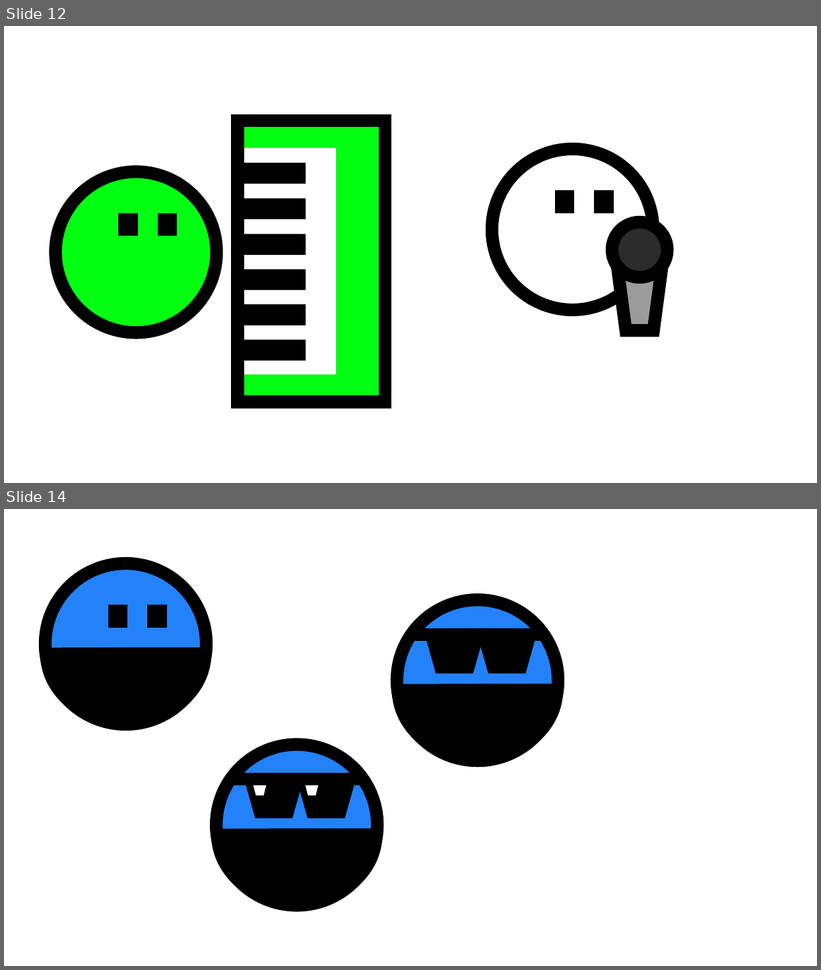
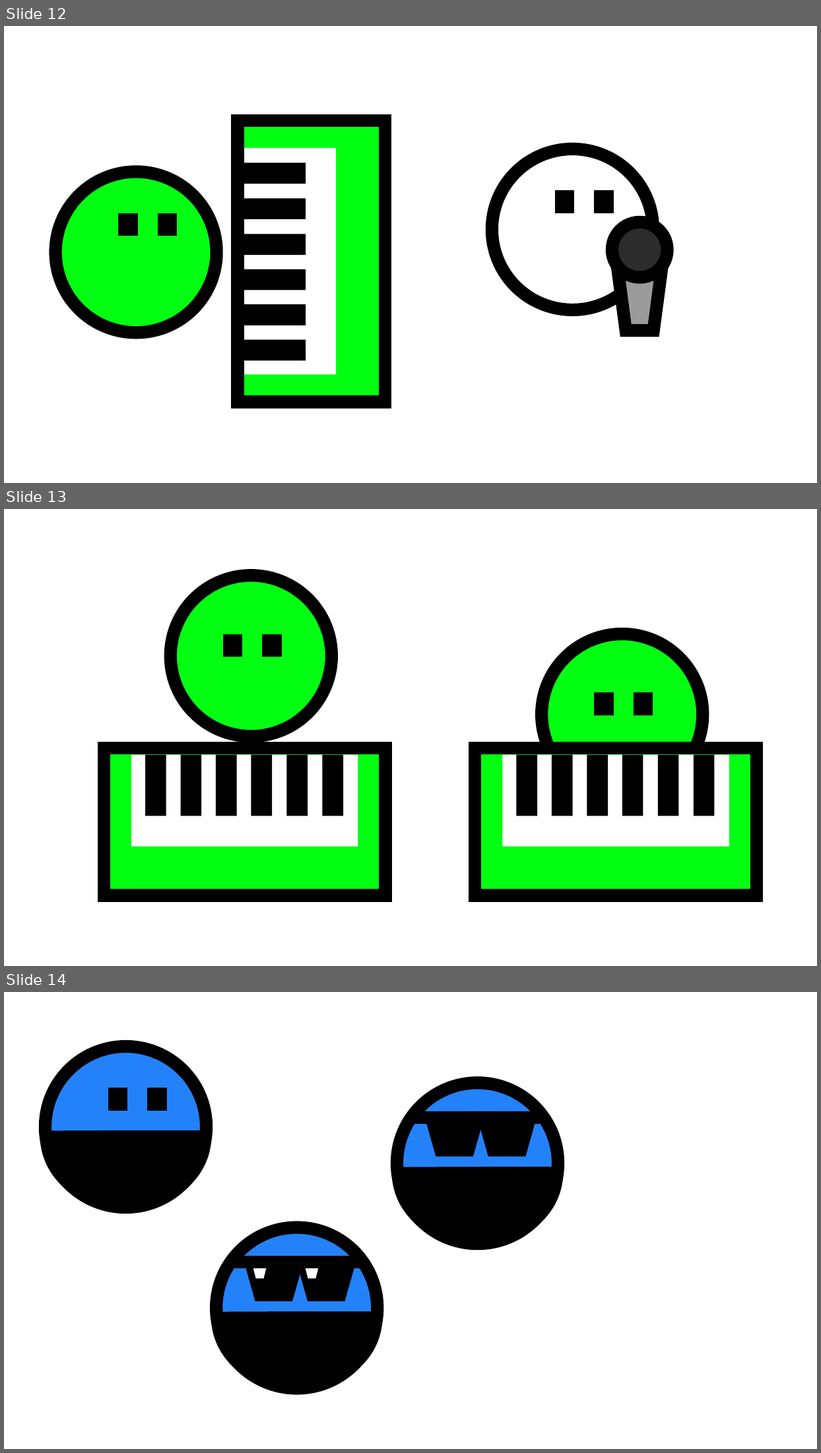
Before and after one commit to JoqTheJJ/IC-8048-Simulador_Virus, a slide deck: Documentacion/Creacion Sprites/Sprites.pptx. Shown one above the other, each under a label of ours: slides 12 and 14 before the commit, slides 12, 13 and 14 after it; the slides between them are not shown. The pictures are 821x970 and 821x1453 pixels, drawn with LibreOffice and Linux fonts; fonts in the diff are those of the drawing. Boxes give left, top, right and bottom in pixels: in the first picture for what was removed or moved away, otherwise in the second. Text is boxed around its words. In the diff, an @@ line names an element or a change of style, - is before the commit and + after.

```diff
--- a/Documentacion/Creacion Sprites/Sprites.pptx
+++ b/Documentacion/Creacion Sprites/Sprites.pptx
@@ slide 13 added at <box>4,509,817,966</box>, background #FFFFFF @@
@@ ellipse added at <box>170,576,331,737</box>, fill #03FF11, outline #000000 15 pt @@
@@ rectangle added at <box>230,641,236,650</box>, fill #03FF11, outline #000000 15 pt @@
@@ rectangle added at <box>269,641,275,650</box>, fill #03FF11, outline #000000 15 pt @@
@@ ellipse added at <box>542,634,703,795</box>, fill #03FF11, outline #000000 15 pt @@
@@ rectangle added at <box>601,699,607,709</box>, fill #03FF11, outline #000000 15 pt @@
@@ rectangle added at <box>640,699,647,709</box>, fill #03FF11, outline #000000 15 pt @@
@@ group added at <box>104,748,386,896</box>: 8 rectangles @@
@@ group added at <box>475,748,757,896</box>: 8 rectangles @@
```
Also in this commit, not shown: 1 slide removed, 1 other file.
